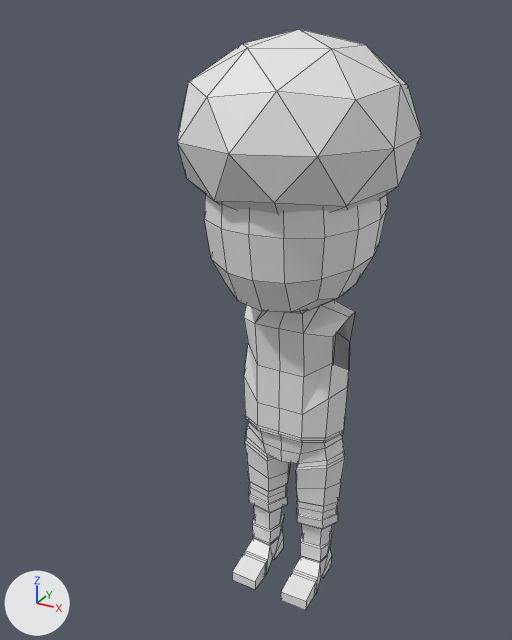
One commit to the Blender file 3D Blender Models/Playable Characters/CoopYellowCharacter.blend: the scene before it, then after it.
Rendered twice from a camera (50 mm lens) standing at (6.93, -14.6, 14.85) and looking at (-0.27, -1.52, 8.31). Lighting does not change. The marker at lower left points along +X, +Y and +Z. Mesh edges are drawn as thin lines.
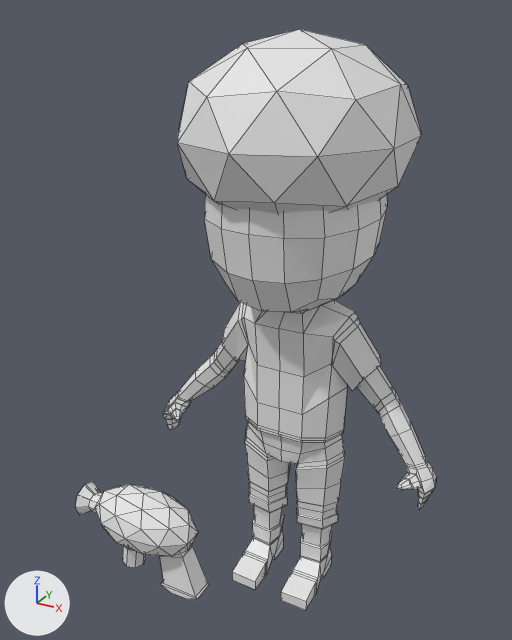
Where the change shows, as pixel boxes (x1, y1, x2, y2) in the pictures (512 x 640 px):
'Cube', reshaped (12% wider): before (177, 29, 422, 610); after (163, 29, 437, 610)
'Gun', shown: after (75, 482, 209, 599)
part 1 of me_cube_001, added: after (332, 312, 437, 509)
part 2 of me_cube_001, added: after (163, 302, 248, 430)

What the commit changed:
me_cube_001 is used by ob_cube; location (0.0, 0.0, 0.0).
me_cube_001 had 514 vertices, 523 faces and spanned x -2.54..2.53, y -3.06..2.85, z -0.03..14.45.
me_cube_001 now has 902 vertices, 903 faces and spans x -3.94..3.94, y -3.06..2.85, z -0.03..14.45.
me_cube_001 part 1: a new loose piece of 194 vertices spanning x 1.13..3.94, y -0.78..0.76, z 3.68..8.1.
me_cube_001 part 2: a new loose piece of 194 vertices spanning x -3.94..-1.13, y -0.78..0.76, z 3.68..8.1.
Object 'Gun' (ob_gun) is now shown.
Object 'Gun' (ob_gun) moves from (0.0, 0.0, 0.0) to (-0.04, -6.08, 5.72).
Object 'Gun' (ob_gun) is rescaled from (1.0, 1.0, 1.0) to (0.29, 0.29, 0.29).
